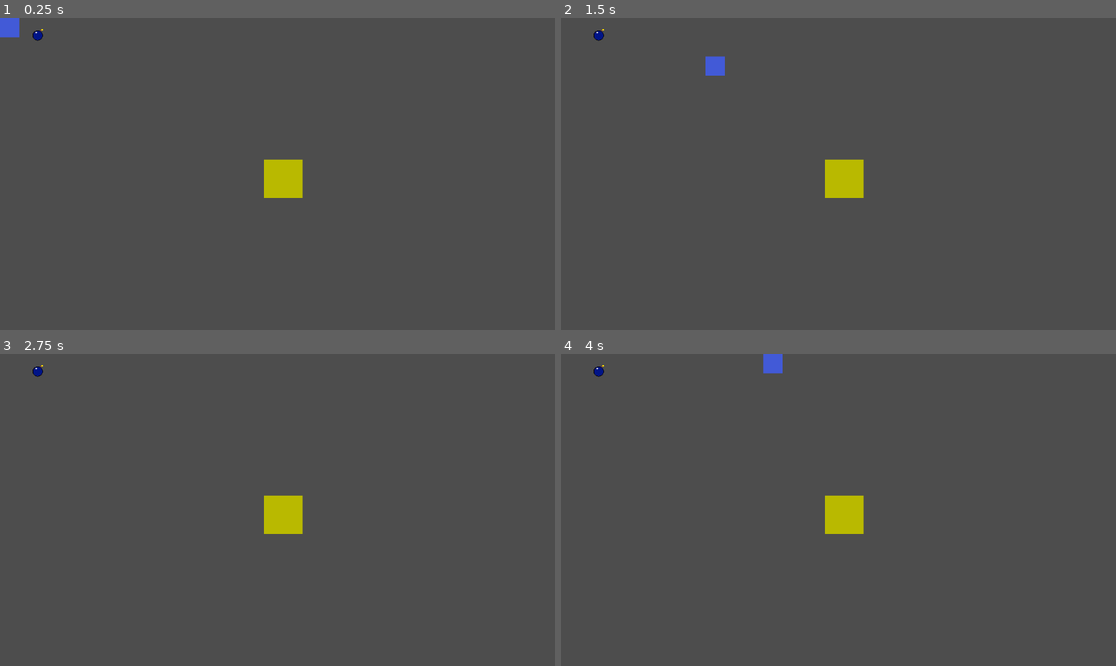
Above: before the commit, frames 1-4 (two rows, left to right).
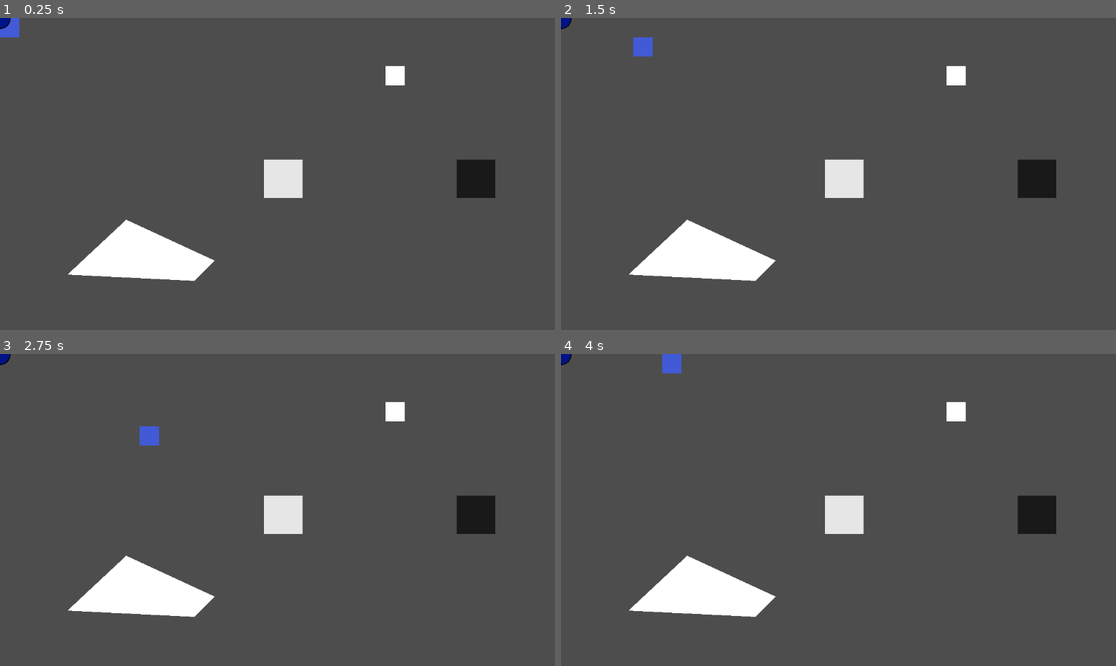
Above: after the commit, the same moments.

Repository: ElianOsiris/LightsOut
Game: Godot game, scene res://main.tscn
The game is run twice, just before and just after one commit, with the same random seed, the same clock (stepped at 60 frames per second) and the same inputs. Before the commit the project has no main scene; this scene is started directly in both runs.
Inputs (mouse positions are in pixels of both pictures, inside the frame that each line leads up to):
- Up to frame 1 (0.25 s): no input
- Up to frame 2 (1.5 s): tap Enter at 0.5 s; move the mouse to (960, 158) at 0.52 s; hold D (ui_right) 0.53-1.28 s; click (960, 158) at 0.67 s; move the mouse to (727, 189) at 1.27 s; hold S (ui_down) from 1.28 s (still down)
- Up to frame 3 (2.75 s): move the mouse to (144, 491) at 2.02 s; release S (ui_down) at 2.03 s; hold D (ui_right) from 2.03 s (still down); click (144, 491) at 2.17 s
- Up to frame 4 (4 s): move the mouse to (810, 572) at 2.77 s; release D (ui_right) at 2.78 s; hold W (ui_up) 2.78-3.53 s; click (810, 572) at 2.92 s; move the mouse to (1005, 556) at 3.52 s; hold A (ui_left) from 3.53 s (still down)

The runs differ from the first frame. In frame 1, 5.0% of the frame differs, in the area x 0-90%, y 0-85%; in frame 2, 5.4%; in frame 3, 5.2%; in frame 4, 5.4%.
Error before the commit: Cannot call method 'get_overlapping_areas' on a null value. (res://player.gd:22)

Commit message:
Add files via upload

Diff:
--- /dev/null
+++ b/bomb.tscn
@@ -0,0 +1,18 @@
+[gd_scene load_steps=3 format=3 uid="uid://bls3qyxua5dop"]
+
+[ext_resource type="Texture2D" uid="uid://brgbs3t86iyt" path="res://bomb.png" id="1_4kkau"]
+
+[sub_resource type="RectangleShape2D" id="RectangleShape2D_vpdcx"]
+size = Vector2(44, 44)
+
+[node name="Bomb" type="Node2D"]
+
+[node name="BombArea" type="Area2D" parent="."]
+
+[node name="BombSprite" type="Sprite2D" parent="BombArea"]
+scale = Vector2(0.05, 0.05)
+texture = ExtResource("1_4kkau")
+
+[node name="BombShape" type="CollisionShape2D" parent="BombArea"]
+position = Vector2(0, 2)
+shape = SubResource("RectangleShape2D_vpdcx")
--- /dev/null
+++ b/light.tscn
@@ -0,0 +1,36 @@
+[gd_scene load_steps=3 format=3 uid="uid://5nhl44i6t75q"]
+
+[ext_resource type="Script" uid="uid://bji5f7oc0u6em" path="res://light.gd" id="1_hdgcg"]
+
+[sub_resource type="RectangleShape2D" id="RectangleShape2D_h2yge"]
+size = Vector2(28.2188, 19.2949)
+
+[node name="Lights" type="Node2D"]
+scale = Vector2(2, 2)
+
+[node name="LightArea1" type="Area2D" parent="." groups=["Lights1"]]
+script = ExtResource("1_hdgcg")
+
+[node name="ColorRect" type="ColorRect" parent="LightArea1"]
+offset_right = 40.0
+offset_bottom = 40.0
+color = Color(0.725393, 0.727151, 0, 1)
+
+[node name="CollisionShape2D" type="CollisionShape2D" parent="LightArea1"]
+position = Vector2(19.9598, 19.8068)
+scale = Vector2(1.41297, 2.04797)
+shape = SubResource("RectangleShape2D_h2yge")
+
+[node name="LightArea2" type="Area2D" parent="." groups=["Lights2"]]
+position = Vector2(200, 0)
+script = ExtResource("1_hdgcg")
+
+[node name="ColorRect" type="ColorRect" parent="LightArea2"]
+offset_right = 40.0
+offset_bottom = 40.0
+color = Color(0.725393, 0.727151, 0, 1)
+
+[node name="CollisionShape2D" type="CollisionShape2D" parent="LightArea2"]
+position = Vector2(19.9598, 19.8068)
+scale = Vector2(1.41297, 2.04797)
+shape = SubResource("RectangleShape2D_h2yge")
--- /dev/null
+++ b/lights.gd
@@ -0,0 +1,26 @@
+@icon("res://pixil-frame-3 (1).png")
+extends Node2D
+
+@onready var light_colors: Array
+
+@export var all_lights: Array
+
+func _ready():
+	all_lights = get_children(false)
+	find_color_rects()
+	print(light_colors)
+
+func invert_light_values(group1, group2):
+	for rect in light_colors:
+		var current_color = rect.color
+
+		rect.color = Color(absf(current_color.r - 1),
+		absf(current_color.g - 1),
+		absf(current_color.b - 1))
+
+func find_color_rects():
+	for light in all_lights:
+		var children = light.get_children()
+		for child in children:
+			if child is ColorRect:
+				light_colors.append(child)
--- /dev/null
+++ b/lights_swap.tscn
@@ -0,0 +1,27 @@
+[gd_scene load_steps=3 format=3 uid="uid://c7urxr4nlp4w5"]
+
+[ext_resource type="Script" uid="uid://bw0a0euu6dd8l" path="res://lights_swap.gd" id="1_ajf2c"]
+
+[sub_resource type="RectangleShape2D" id="RectangleShape2D_ubodj"]
+size = Vector2(40, 40)
+
+[node name="LightSwitch" type="Node2D"]
+position = Vector2(800, 100)
+script = ExtResource("1_ajf2c")
+
+[node name="Control" type="Control" parent="."]
+layout_mode = 3
+anchors_preset = 0
+offset_right = 40.0
+offset_bottom = 40.0
+
+[node name="ColorRect" type="ColorRect" parent="Control"]
+layout_mode = 0
+offset_right = 40.0
+offset_bottom = 40.0
+
+[node name="LightSwitchArea" type="Area2D" parent="."]
+
+[node name="CollisionShape2D" type="CollisionShape2D" parent="LightSwitchArea"]
+position = Vector2(20, 20)
+shape = SubResource("RectangleShape2D_ubodj")
--- a/main.tscn
+++ b/main.tscn
@@ -1,52 +1,38 @@
-[gd_scene load_steps=6 format=3 uid="uid://2eog75pmdwoj"]
+[gd_scene load_steps=7 format=3 uid="uid://2eog75pmdwoj"]
 
-[ext_resource type="Script" uid="uid://bgd56uwr3dyk5" path="res://player.gd" id="1_ig7tw"]
-[ext_resource type="Script" uid="uid://bji5f7oc0u6em" path="res://light.gd" id="2_0xm2m"]
-[ext_resource type="PackedScene" uid="uid://cfktiv4p7gej0" path="res://items/bomb.tscn" id="3_h2yge"]
-
-[sub_resource type="RectangleShape2D" id="RectangleShape2D_0xm2m"]
-size = Vector2(40, 40)
-
-[sub_resource type="RectangleShape2D" id="RectangleShape2D_h2yge"]
-size = Vector2(28.2188, 19.2949)
+[ext_resource type="PackedScene" uid="uid://ur44wroxfk7u" path="res://player.tscn" id="1_7mycd"]
+[ext_resource type="PackedScene" uid="uid://5nhl44i6t75q" path="res://light.tscn" id="2_272bh"]
+[ext_resource type="Script" uid="uid://bmtwbmhbjuvpo" path="res://lights.gd" id="3_5vw27"]
+[ext_resource type="PackedScene" uid="uid://c7urxr4nlp4w5" path="res://lights_swap.tscn" id="4_kek77"]
+[ext_resource type="PackedScene" uid="uid://ceg5f06iaowqs" path="res://walls.tscn" id="5_4c57u"]
+[ext_resource type="PackedScene" uid="uid://bls3qyxua5dop" path="res://bomb.tscn" id="6_efxa6"]
 
 [node name="Main" type="Node"]
 
-[node name="Player" type="CharacterBody2D" parent="."]
-motion_mode = 1
-script = ExtResource("1_ig7tw")
-speed = 400.0
+[node name="Player" parent="." instance=ExtResource("1_7mycd")]
 
-[node name="Sprite2D" type="Sprite2D" parent="Player"]
+[node name="Light" parent="." instance=ExtResource("2_272bh")]
+position = Vector2(548, 294)
+script = ExtResource("3_5vw27")
 
-[node name="ColorRect" type="ColorRect" parent="Player/Sprite2D"]
-offset_right = 40.0
-offset_bottom = 40.0
-color = Color(0.258571, 0.354361, 0.843396, 1)
+[node name="ColorRect" parent="Light/LightArea1" index="0"]
+color = Color(0.9, 0.9, 0.9, 1)
 
-[node name="Area" type="Area2D" parent="Player"]
+[node name="ColorRect" parent="Light/LightArea2" index="0"]
+color = Color(0.1, 0.1, 0.1, 1)
 
-[node name="CollisionShape2D" type="CollisionShape2D" parent="Player/Area"]
-position = Vector2(20, 20)
-shape = SubResource("RectangleShape2D_0xm2m")
+[node name="LightSwitch" parent="." instance=ExtResource("4_kek77")]
 
-[node name="Light" type="Area2D" parent="."]
-position = Vector2(548, 294)
-scale = Vector2(2, 2)
-script = ExtResource("2_0xm2m")
+[node name="Walls" parent="." instance=ExtResource("5_4c57u")]
 
-[node name="CollisionShape2D" type="CollisionShape2D" parent="Light"]
-position = Vector2(19.9598, 19.8068)
-scale = Vector2(1.41297, 2.04797)
-shape = SubResource("RectangleShape2D_h2yge")
+[node name="Bomb" parent="." instance=ExtResource("6_efxa6")]
 
-[node name="ColorRect" type="ColorRect" parent="Light"]
-offset_right = 40.0
-offset_bottom = 40.0
-color = Color(0.725393, 0.727151, 0, 1)
+[connection signal="body_entered" from="Light/LightArea1" to="Light/LightArea1" method="_on_body_entered"]
+[connection signal="body_entered" from="Light/LightArea2" to="Light/LightArea2" method="_on_body_entered"]
+[connection signal="body_entered" from="LightSwitch/LightSwitchArea" to="LightSwitch" method="_on_light_switch_area_body_entered"]
 
-[node name="Bomb" parent="." instance=ExtResource("3_h2yge")]
-position = Vector2(78, 36)
-
-[connection signal="input_event" from="Player" to="Player" method="_on_input_event"]
-[connection signal="body_entered" from="Light" to="Player" method="_on_light_body_entered"]
+[editable path="Player"]
+[editable path="Light"]
+[editable path="LightSwitch"]
+[editable path="Walls"]
+[editable path="Bomb"]
--- /dev/null
+++ b/player.tscn
@@ -0,0 +1,30 @@
+[gd_scene load_steps=4 format=3 uid="uid://ur44wroxfk7u"]
+
+[ext_resource type="Script" uid="uid://bgd56uwr3dyk5" path="res://player.gd" id="1_4flbx"]
+
+[sub_resource type="RectangleShape2D" id="RectangleShape2D_0xm2m"]
+size = Vector2(40, 40)
+
+[sub_resource type="RectangleShape2D" id="RectangleShape2D_3vyb7"]
+size = Vector2(40, 40)
+
+[node name="Player" type="CharacterBody2D"]
+motion_mode = 1
+script = ExtResource("1_4flbx")
+
+[node name="Sprite2D" type="Sprite2D" parent="."]
+
+[node name="ColorRect" type="ColorRect" parent="Sprite2D"]
+offset_right = 40.0
+offset_bottom = 40.0
+color = Color(0.258571, 0.354361, 0.843396, 1)
+
+[node name="PlayerCollision" type="CollisionShape2D" parent="."]
+position = Vector2(20, 20)
+shape = SubResource("RectangleShape2D_0xm2m")
+
+[node name="PlayerGrabArea" type="Area2D" parent="."]
+
+[node name="CollisionShape2D" type="CollisionShape2D" parent="PlayerGrabArea"]
+position = Vector2(20, 20)
+shape = SubResource("RectangleShape2D_3vyb7")
--- a/project.godot
+++ b/project.godot
@@ -11,9 +11,9 @@
 [application]
 
 config/name="Lights Out"
-run/main_scene="res://scenes/main.tscn"
+run/main_scene="res://main.tscn"
 config/features=PackedStringArray("4.4", "Forward Plus")
-config/icon="res://assets/icon.svg"
+config/icon="res://icon.svg"
 
 [input]
 
--- /dev/null
+++ b/walls.tscn
@@ -0,0 +1,14 @@
+[gd_scene load_steps=2 format=3 uid="uid://ceg5f06iaowqs"]
+
+[ext_resource type="Script" uid="uid://dpdtrof2gxiel" path="res://wall_polygons_test.gd" id="1_yax5h"]
+
+[node name="Walls" type="Node2D"]
+
+[node name="StaticBody2D" type="StaticBody2D" parent="."]
+script = ExtResource("1_yax5h")
+
+[node name="CollisionPolygon2D" type="CollisionPolygon2D" parent="StaticBody2D"]
+
+[node name="Polygon2D" type="Polygon2D" parent="StaticBody2D"]
+polygon = PackedVector2Array(140, 533, 262, 419, 446, 504, 404, 546)
+uv = PackedVector2Array(140, 533, 262, 419, 446, 504, 404, 546)
Binary file added: bomb.png
Not shown, added: bomb.png.import
Not shown, added: lights.gd.uid
Binary file added: pixil-frame-1 (1).png
Not shown, added: pixil-frame-1 (1).png.import
Binary file added: pixil-frame-2 (1).png
Not shown, added: pixil-frame-2 (1).png.import
Binary file added: pixil-frame-3 (1).png
Not shown, added: pixil-frame-3 (1).png.import
Binary file added: pixil-frame-4 (1).png
Not shown, added: pixil-frame-4 (1).png.import
Binary file added: pixil-frame-5 (1).png
(and 3 more such lines)
